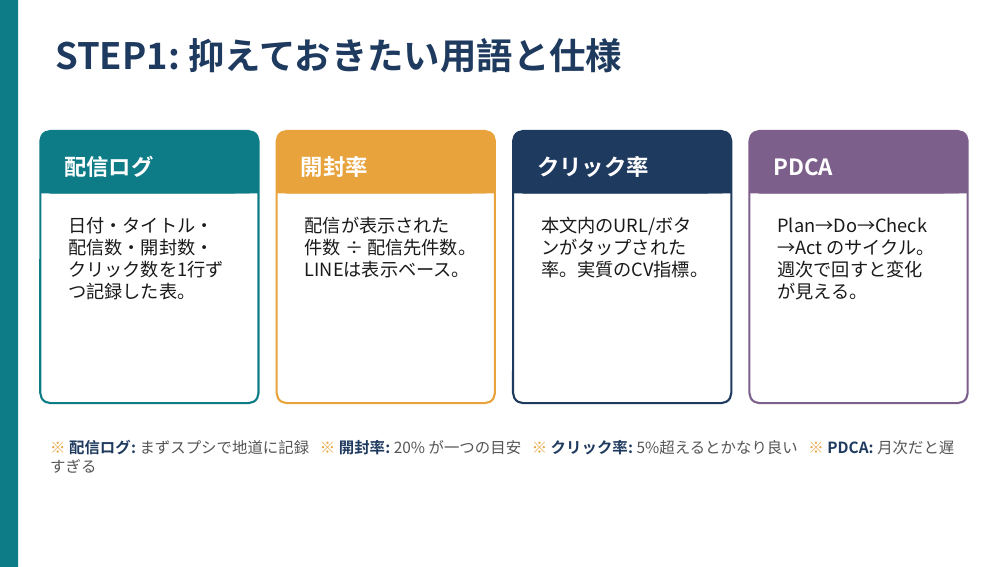
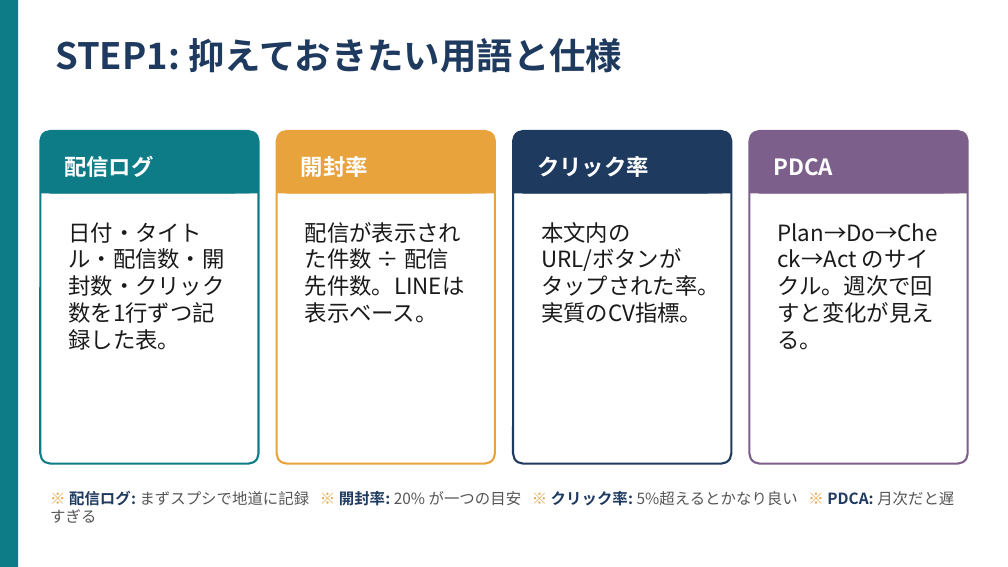
Before and after one commit to kana-story-321/github.io, a slide deck: slide 3 of lecture_pptx/out/s11/ワーク02.pptx. Drawn at 1008x567 pixels with LibreOffice and Linux fonts; fonts in the diff are those of the drawing. Boxes give left, top, right and bottom in pixels: in the first picture for what was removed or moved away, otherwise in the second. Text is boxed around its words. In the diff, an @@ line names an element or a change of style, - is before the commit and + after.

```diff
--- a/lecture_pptx/out/s11/ワーク02.pptx
+++ b/lecture_pptx/out/s11/ワーク02.pptx
@@ rounded rectangle: place and size @@
-rounded rectangle at box(40, 131, 259, 403)
+rounded rectangle at box(40, 131, 259, 464)
@@ rounded rectangle: place and size @@
-rounded rectangle at box(277, 131, 496, 403)
+rounded rectangle at box(277, 131, 496, 464)
@@ rounded rectangle: place and size @@
-rounded rectangle at box(513, 131, 732, 403)
+rounded rectangle at box(513, 131, 732, 464)
@@ rounded rectangle: place and size @@
-rounded rectangle at box(749, 131, 968, 403)
+rounded rectangle at box(749, 131, 968, 464)
@@ size 13 to 16 pt; more space between paragraphs in 4 elements at box(68, 222, 224, 350), box(305, 222, 465, 323), box(541, 222, 720, 323), box(778, 223, 938, 350) @@
@@ text "※ 配信ログ: まずスプシで地道に記録 ※ 開封率: ...": place and size @@
-text "※ 配信ログ: まずスプシで地道に記録 ※ 開封率: ..." at box(50, 440, 954, 473)
+text "※ 配信ログ: まずスプシで地道に記録 ※ 開封率: ..." at box(50, 491, 954, 523)
```
Also in this commit, not shown: 49 other files.
